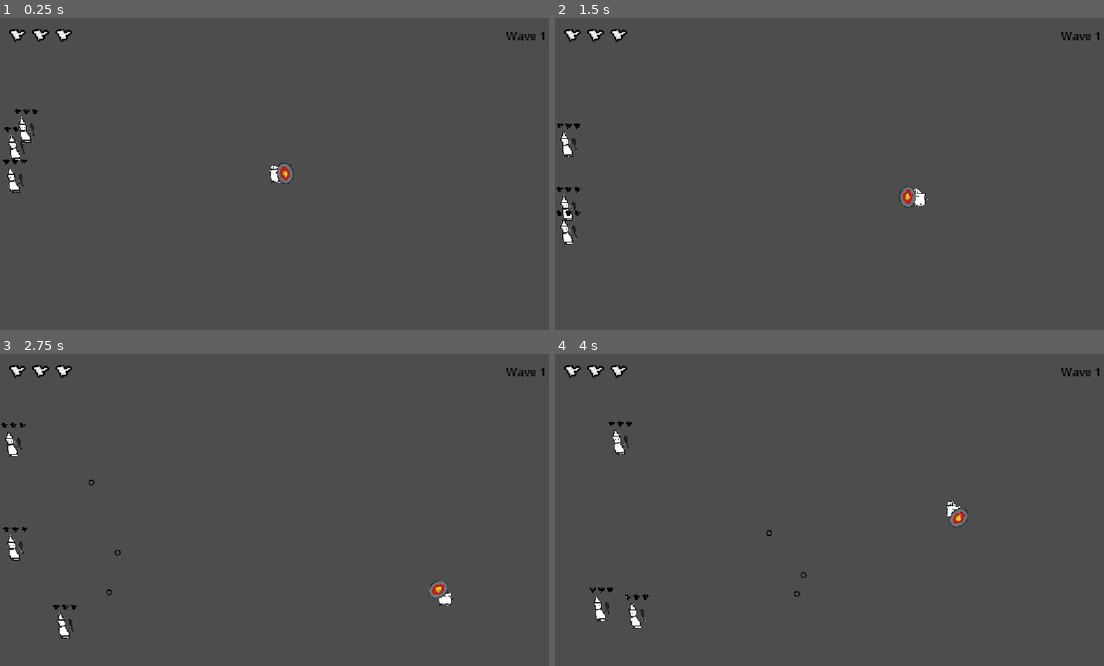
Above: before the commit, frames 1-4 (two rows, left to right).
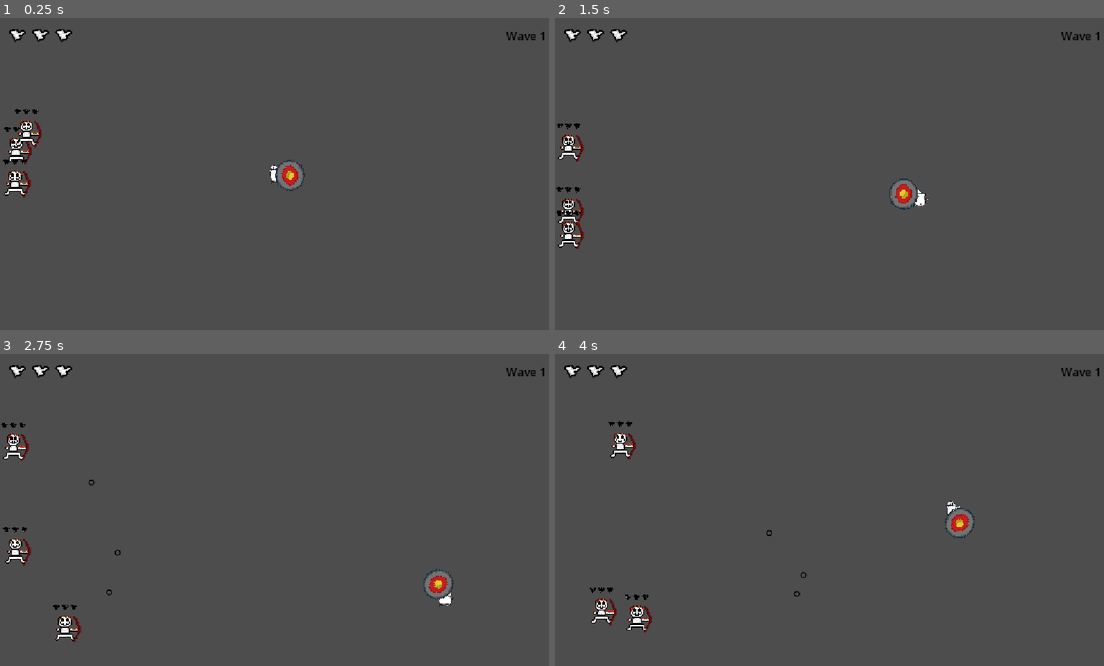
Above: after the commit, the same moments.

Repository: Tylerr-D/bonc
Game: Godot game, scene res://main.tscn
Same seed, same stepped clock (60 frames per second), same inputs: the game is played once before the commit and once after it.
Inputs (mouse positions are in pixels of both pictures, inside the frame that each line leads up to):
- Up to frame 1 (0.25 s): no input
- Up to frame 2 (1.5 s): move the mouse to (955, 158) at 0.52 s; hold D (move_right) 0.53-1.28 s; move the mouse to (719, 189) at 1.27 s; hold S (move_down) from 1.28 s (still down)
- Up to frame 3 (2.75 s): move the mouse to (334, 441) at 2.02 s; release S (move_down) at 2.03 s; hold D (move_right) from 2.03 s (still down)
- Up to frame 4 (4 s): move the mouse to (807, 572) at 2.77 s; release D (move_right) at 2.78 s; hold W (move_up) 2.78-3.53 s; move the mouse to (999, 556) at 3.52 s; hold A (move_left) from 3.53 s (still down)

The runs differ from the first frame. In frame 1, 1.0% of the frame differs, in the area x 0-56%, y 31-58%; in frame 2, 1.0%; in frame 3, 1.1%, in the area x 0-83%, y 24-93%; in frame 4, 1.1%.

Commit message:
added cool sprite for enemies

Diff:
--- a/enemy.tscn
+++ b/enemy.tscn
@@ -1,22 +1,23 @@
 [gd_scene format=3 uid="uid://rmdywidosqu0"]
 
-[ext_resource type="Texture2D" uid="uid://klo3b27gmxn0" path="res://enemy.png" id="1"]
+[ext_resource type="Texture2D" uid="uid://cx227141qce17" path="res://skeleton.png" id="1"]
 [ext_resource type="Script" uid="uid://c767kqehm52q6" path="res://enemy.gd" id="1_4gyqm"]
 [ext_resource type="Texture2D" uid="uid://jrr84jmllhkl" path="res://enemy_heart.png" id="3"]
 
 [sub_resource type="RectangleShape2D" id="RectangleShape2D_enemy"]
-size = Vector2(60, 80)
+size = Vector2(54, 60)
 
 [node name="Enemy" type="CharacterBody2D" unique_id=2122168939 groups=["enemies"]]
 collision_layer = 2
 script = ExtResource("1_4gyqm")
 
 [node name="Sprite2D" type="Sprite2D" parent="." unique_id=960730848]
-scale = Vector2(0.4, 0.4)
+texture_filter = 1
+scale = Vector2(0.125, 0.125)
 texture = ExtResource("1")
 
 [node name="CollisionShape2D" type="CollisionShape2D" parent="." unique_id=1503831102]
-position = Vector2(-1, -15)
+position = Vector2(1, -3)
 shape = SubResource("RectangleShape2D_enemy")
 
 [node name="Hearts" type="Node2D" parent="." unique_id=1171643825]
--- a/player.tscn
+++ b/player.tscn
@@ -23,13 +23,13 @@
 
 [node name="Shield" type="Line2D" parent="ShieldPivot" unique_id=1218419070]
 position = Vector2(-26, 0)
-points = PackedVector2Array(-1, -21, 4, -21, -1.007309, -7.4087067, -3, -2, -3, -2, -4, 12, -2, 18, 1, 24)
+points = PackedVector2Array(4, -38, -13, -36, -25, -27, -33, -18, -32, -8, -32, 3, -23, 18, 1, 24)
 width = 0.0
 default_color = Color(0, 0, 0, 1)
 antialiased = true
 
 [node name="Sprite2D" type="Sprite2D" parent="ShieldPivot/Shield" unique_id=229239079]
 texture_filter = 1
-position = Vector2(6.0000005, -0.99999994)
-scale = Vector2(0.1, 0.1)
+position = Vector2(-2.999998, -7.000001)
+scale = Vector2(0.17304687, 0.14179687)
 texture = ExtResource("3")
Binary file added: skeleton.png
Not shown, added: skeleton.png.import
